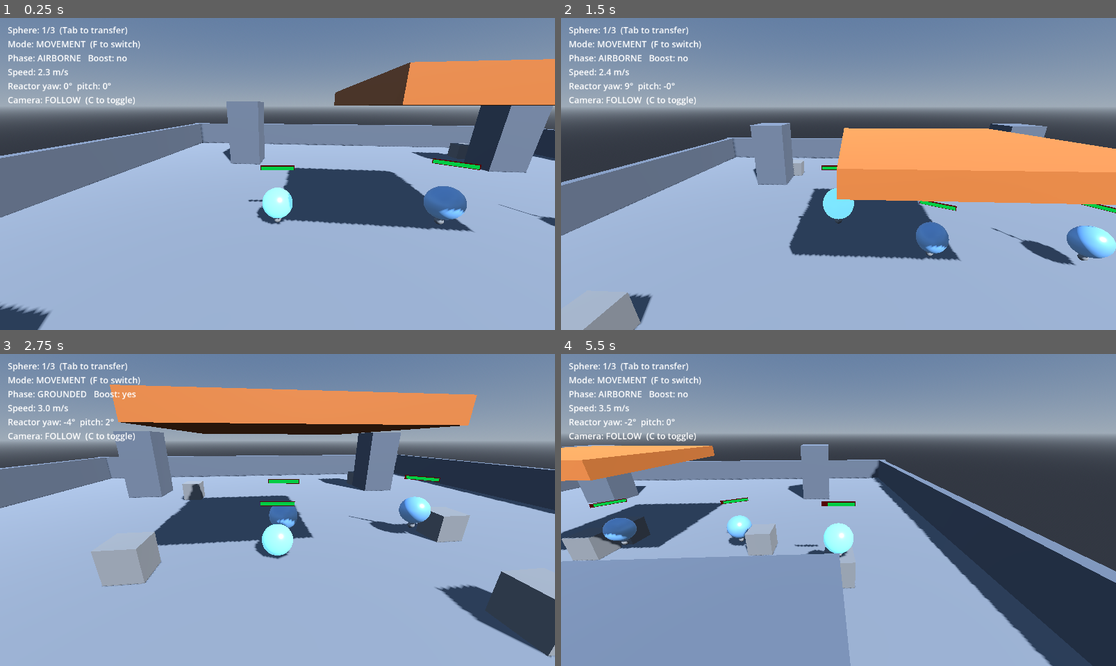
Above: before the commit, frames 1-4 (two rows, left to right).
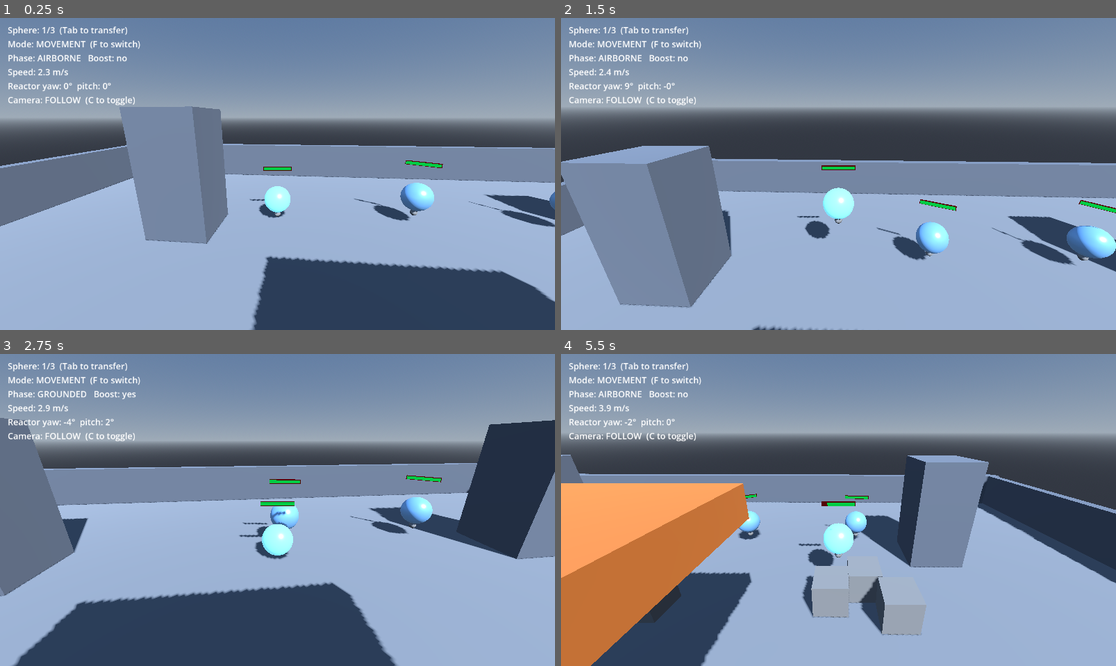
Above: after the commit, the same moments.

Repository: Thiiamas/Spheres
Game: Godot game, scene res://Main.tscn
Same seed, same stepped clock (60 frames per second), same inputs: the game is played once before the commit and once after it.
Inputs (mouse positions are in pixels of both pictures, inside the frame that each line leads up to):
- Up to frame 1 (0.25 s): no input
- Up to frame 2 (1.5 s): tap Enter (ui_accept) at 0.5 s; move the mouse to (866, 174) at 0.52 s; hold D (move_right) 0.53-1.28 s; tap Z (aoe) at 0.6 s; tap Space (jump) at 0.77 s; move the mouse to (810, 174) at 1.27 s; hold S (move_back) from 1.28 s (still down); tap A (attack) at 1.35 s
- Up to frame 3 (2.75 s): tap Space (jump) at 1.52 s; move the mouse to (288, 503) at 2.02 s; release S (move_back) at 2.03 s; hold D (move_right) from 2.03 s (still down); hold Shift (boost) from 2.03 s (still down)
- Up to frame 4 (5.5 s): move the mouse to (832, 516) at 2.77 s; release Shift (boost) at 2.78 s; tap Down (cam_pan_down) at 2.85 s; tap Space (jump) at 3.02, 3.77, 4.52 s; move the mouse to (877, 513) at 3.52 s; release D (move_right) at 3.53 s; hold Q (move_left) 3.53-5.03 s; tap Left (cam_pan_left) at 3.6 s; move the mouse to (794, 506) at 4.27 s; tap Right (cam_pan_right) at 4.35 s; move the mouse to (844, 510) at 5.02 s; hold S (move_back) from 5.03 s (still down); tap Up (cam_pan_up) at 5.1 s

The runs differ from the first frame. In frame 1, 44% of the frame differs, in the area x 0-100%, y 13-100%; in frame 2, 32%; in frame 3, 48%; in frame 4, 49%, in the area x 0-100%, y 16-100%.

Commit message:
Add level 01 "The Shore": tide-line enemy spawn + lore
Cubes now spawn as a wave along the cube-world edge (+Z) instead of a
ring around the centre, and advance south toward the sphere world where
the spheres now start. Adds Docs/LORE.md (light sphere-vs-cube war
framing) and flat-colour shore markers in Main.tscn.

Co-Authored-By: Claude Opus 4.8 <noreply@anthropic.com>

Diff:
--- a/GameManager.gd
+++ b/GameManager.gd
@@ -9,7 +9,11 @@
 ## nodes at their own _ready.
 
 const FIRST_WAVE := 5
-const SPAWN_RADIUS := 14.0
+## The Shore is a battle line, not a circle: cubes wash in along the cube-world
+## edge (north, +Z) and advance south toward the sphere world. SHORE_SPAWN_Z is
+## that edge; SHORE_SPAWN_HALF_WIDTH is how far the tide line spreads across X.
+const SHORE_SPAWN_Z := 13.0
+const SHORE_SPAWN_HALF_WIDTH := 12.0
 
 var enemy_scene: PackedScene = preload("res://Enemy.tscn")
 var current_zone: int = 1
@@ -34,11 +38,16 @@
 		return
 	_hide_message()
 	enemies_alive = count
+	# A wave breaks across the whole frontier: spread the cubes evenly along the
+	# cube-world edge (with a little jitter) rather than around a point. Enemy.gd
+	# then walks each one toward the nearest sphere, so they advance as a tide.
 	for i in count:
 		var enemy := enemy_scene.instantiate()
 		_container.add_child(enemy)
-		var angle := (TAU / count) * i + randf() * 0.3
-		enemy.global_position = Vector3(cos(angle), 0.0, sin(angle)) * SPAWN_RADIUS + Vector3.UP * 0.5
+		var t := 0.5 if count <= 1 else float(i) / float(count - 1)
+		var x := lerpf(-SHORE_SPAWN_HALF_WIDTH, SHORE_SPAWN_HALF_WIDTH, t) + randf_range(-0.5, 0.5)
+		var z := SHORE_SPAWN_Z + randf_range(-0.6, 0.6)
+		enemy.global_position = Vector3(x, 0.5, z)
 
 
 ## An enemy reported its death (killed by a player projectile).
--- a/Main.tscn
+++ b/Main.tscn
@@ -20,6 +20,8 @@
 ambient_light_source = 3
 ambient_light_energy = 0.6
 
+[sub_resource type="WorldBoundaryShape3D" id="WorldBoundaryShape3D_cm0pq"]
+
 [sub_resource type="StandardMaterial3D" id="Mat_floor"]
 albedo_color = Color(0.5, 0.52, 0.55, 1)
 roughness = 0.85
@@ -67,128 +69,159 @@
 [sub_resource type="BoxShape3D" id="Shape_central"]
 size = Vector3(6, 0.5, 6)
 
-[node name="Main" type="Node3D"]
+[sub_resource type="StandardMaterial3D" id="Mat_cubeworld"]
+albedo_color = Color(0.32, 0.34, 0.4, 1)
+roughness = 0.9
+
+[sub_resource type="BoxMesh" id="Box_cubeworld"]
+material = SubResource("Mat_cubeworld")
+size = Vector3(30, 0.04, 15)
+
+[sub_resource type="StandardMaterial3D" id="Mat_shoreline"]
+albedo_color = Color(0.85, 0.55, 0.25, 1)
+roughness = 0.7
+
+[sub_resource type="BoxMesh" id="Box_shoreline"]
+material = SubResource("Mat_shoreline")
+size = Vector3(30, 0.06, 0.6)
+
+[node name="Main" type="Node3D" unique_id=836031644]
 script = ExtResource("4_main")
 
-[node name="WorldEnvironment" type="WorldEnvironment" parent="."]
+[node name="WorldEnvironment" type="WorldEnvironment" parent="." unique_id=201441488]
 environment = SubResource("Env")
 
-[node name="DirectionalLight3D" type="DirectionalLight3D" parent="."]
+[node name="DirectionalLight3D" type="DirectionalLight3D" parent="." unique_id=1711794590]
 transform = Transform3D(0.866025, -0.353553, 0.353553, 0, 0.707107, 0.707107, -0.5, -0.612372, 0.612372, 0, 8, 0)
 shadow_enabled = true
 
-[node name="Arena" type="Node3D" parent="."]
-
-[node name="Floor" type="StaticBody3D" parent="Arena"]
+[node name="Arena" type="Node3D" parent="." unique_id=748954036]
+
+[node name="Ground" type="StaticBody3D" parent="Arena" unique_id=2088984826]
+
+[node name="CollisionShape3D" type="CollisionShape3D" parent="Arena/Ground" unique_id=1183855498]
+shape = SubResource("WorldBoundaryShape3D_cm0pq")
+
+[node name="Floor" type="StaticBody3D" parent="Arena" unique_id=360417850]
 transform = Transform3D(1, 0, 0, 0, 1, 0, 0, 0, 1, 0, -0.5, 0)
 
-[node name="Mesh" type="MeshInstance3D" parent="Arena/Floor"]
+[node name="Mesh" type="MeshInstance3D" parent="Arena/Floor" unique_id=1822683726]
 mesh = SubResource("Box_floor")
 
-[node name="Col" type="CollisionShape3D" parent="Arena/Floor"]
+[node name="Col" type="CollisionShape3D" parent="Arena/Floor" unique_id=1025401506]
 shape = SubResource("Shape_floor")
 
-[node name="WallNorth" type="StaticBody3D" parent="Arena"]
+[node name="WallNorth" type="StaticBody3D" parent="Arena" unique_id=1667420088]
 transform = Transform3D(1, 0, 0, 0, 1, 0, 0, 0, 1, 0, 1, 15)
 
-[node name="Mesh" type="MeshInstance3D" parent="Arena/WallNorth"]
+[node name="Mesh" type="MeshInstance3D" parent="Arena/WallNorth" unique_id=73076562]
 mesh = SubResource("Box_wall_ns")
 
-[node name="Col" type="CollisionShape3D" parent="Arena/WallNorth"]
+[node name="Col" type="CollisionShape3D" parent="Arena/WallNorth" unique_id=888056820]
 shape = SubResource("Shape_wall_ns")
 
-[node name="WallSouth" type="StaticBody3D" parent="Arena"]
+[node name="WallSouth" type="StaticBody3D" parent="Arena" unique_id=560628439]
 transform = Transform3D(1, 0, 0, 0, 1, 0, 0, 0, 1, 0, 1, -15)
 
-[node name="Mesh" type="MeshInstance3D" parent="Arena/WallSouth"]
+[node name="Mesh" type="MeshInstance3D" parent="Arena/WallSouth" unique_id=1794870703]
 mesh = SubResource("Box_wall_ns")
 
-[node name="Col" type="CollisionShape3D" parent="Arena/WallSouth"]
+[node name="Col" type="CollisionShape3D" parent="Arena/WallSouth" unique_id=1162211288]
 shape = SubResource("Shape_wall_ns")
 
-[node name="WallEast" type="StaticBody3D" parent="Arena"]
+[node name="WallEast" type="StaticBody3D" parent="Arena" unique_id=108379116]
 transform = Transform3D(1, 0, 0, 0, 1, 0, 0, 0, 1, 15, 1, 0)
 
-[node name="Mesh" type="MeshInstance3D" parent="Arena/WallEast"]
+[node name="Mesh" type="MeshInstance3D" parent="Arena/WallEast" unique_id=1652998639]
 mesh = SubResource("Box_wall_ew")
 
-[node name="Col" type="CollisionShape3D" parent="Arena/WallEast"]
+[node name="Col" type="CollisionShape3D" parent="Arena/WallEast" unique_id=876283480]
 shape = SubResource("Shape_wall_ew")
 
-[node name="WallWest" type="StaticBody3D" parent="Arena"]
+[node name="WallWest" type="StaticBody3D" parent="Arena" unique_id=1337263315]
 transform = Transform3D(1, 0, 0, 0, 1, 0, 0, 0, 1, -15, 1, 0)
 
-[node name="Mesh" type="MeshInstance3D" parent="Arena/WallWest"]
+[node name="Mesh" type="MeshInstance3D" parent="Arena/WallWest" unique_id=1790295941]
 mesh = SubResource("Box_wall_ew")
 
-[node name="Col" type="CollisionShape3D" parent="Arena/WallWest"]
+[node name="Col" type="CollisionShape3D" parent="Arena/WallWest" unique_id=130203337]
 shape = SubResource("Shape_wall_ew")
 
-[node name="PillarNE" type="StaticBody3D" parent="Arena"]
+[node name="PillarNE" type="StaticBody3D" parent="Arena" unique_id=1247453471]
 transform = Transform3D(1, 0, 0, 0, 1, 0, 0, 0, 1, 8, 2, 8)
 
-[node name="Mesh" type="MeshInstance3D" parent="Arena/PillarNE"]
-mesh = SubResource("Box_pillar")
-
-[node name="Col" type="CollisionShape3D" parent="Arena/PillarNE"]
-shape = SubResource("Shape_pillar")
-
-[node name="PillarNW" type="StaticBody3D" parent="Arena"]
+[node name="Mesh" type="MeshInstance3D" parent="Arena/PillarNE" unique_id=839087885]
+mesh = SubResource("Box_pillar")
+
+[node name="Col" type="CollisionShape3D" parent="Arena/PillarNE" unique_id=1819588350]
+shape = SubResource("Shape_pillar")
+
+[node name="PillarNW" type="StaticBody3D" parent="Arena" unique_id=782617629]
 transform = Transform3D(1, 0, 0, 0, 1, 0, 0, 0, 1, -8, 2, 8)
 
-[node name="Mesh" type="MeshInstance3D" parent="Arena/PillarNW"]
-mesh = SubResource("Box_pillar")
-
-[node name="Col" type="CollisionShape3D" parent="Arena/PillarNW"]
-shape = SubResource("Shape_pillar")
-
-[node name="PillarSE" type="StaticBody3D" parent="Arena"]
+[node name="Mesh" type="MeshInstance3D" parent="Arena/PillarNW" unique_id=1895727833]
+mesh = SubResource("Box_pillar")
+
+[node name="Col" type="CollisionShape3D" parent="Arena/PillarNW" unique_id=2126050926]
+shape = SubResource("Shape_pillar")
+
+[node name="PillarSE" type="StaticBody3D" parent="Arena" unique_id=788939861]
 transform = Transform3D(1, 0, 0, 0, 1, 0, 0, 0, 1, 8, 2, -8)
 
-[node name="Mesh" type="MeshInstance3D" parent="Arena/PillarSE"]
-mesh = SubResource("Box_pillar")
-
-[node name="Col" type="CollisionShape3D" parent="Arena/PillarSE"]
-shape = SubResource("Shape_pillar")
-
-[node name="PillarSW" type="StaticBody3D" parent="Arena"]
+[node name="Mesh" type="MeshInstance3D" parent="Arena/PillarSE" unique_id=654224900]
+mesh = SubResource("Box_pillar")
+
+[node name="Col" type="CollisionShape3D" parent="Arena/PillarSE" unique_id=672929786]
+shape = SubResource("Shape_pillar")
+
+[node name="PillarSW" type="StaticBody3D" parent="Arena" unique_id=1317711603]
 transform = Transform3D(1, 0, 0, 0, 1, 0, 0, 0, 1, -8, 2, -8)
 
-[node name="Mesh" type="MeshInstance3D" parent="Arena/PillarSW"]
-mesh = SubResource("Box_pillar")
-
-[node name="Col" type="CollisionShape3D" parent="Arena/PillarSW"]
-shape = SubResource("Shape_pillar")
-
-[node name="CentralPlatform" type="StaticBody3D" parent="Arena"]
+[node name="Mesh" type="MeshInstance3D" parent="Arena/PillarSW" unique_id=101124350]
+mesh = SubResource("Box_pillar")
+
+[node name="Col" type="CollisionShape3D" parent="Arena/PillarSW" unique_id=1767113838]
+shape = SubResource("Shape_pillar")
+
+[node name="CentralPlatform" type="StaticBody3D" parent="Arena" unique_id=1089778665]
 transform = Transform3D(1, 0, 0, 0, 1, 0, 0, 0, 1, 0, 4, 0)
 
-[node name="Mesh" type="MeshInstance3D" parent="Arena/CentralPlatform"]
+[node name="Mesh" type="MeshInstance3D" parent="Arena/CentralPlatform" unique_id=662405164]
 mesh = SubResource("Box_central")
 
-[node name="Col" type="CollisionShape3D" parent="Arena/CentralPlatform"]
+[node name="Col" type="CollisionShape3D" parent="Arena/CentralPlatform" unique_id=364641045]
 shape = SubResource("Shape_central")
 
-[node name="Spheres" type="Node3D" parent="."]
-
-[node name="Sphere1" parent="Spheres" instance=ExtResource("3_sphere")]
-transform = Transform3D(1, 0, 0, 0, 1, 0, 0, 0, 1, -5, 1, 0)
-
-[node name="Sphere2" parent="Spheres" instance=ExtResource("3_sphere")]
-transform = Transform3D(1, 0, 0, 0, 1, 0, 0, 0, 1, 0, 1, 0)
-
-[node name="Sphere3" parent="Spheres" instance=ExtResource("3_sphere")]
-transform = Transform3D(1, 0, 0, 0, 1, 0, 0, 0, 1, 5, 1, 0)
-
-[node name="Enemies" type="Node3D" parent="."]
-
-[node name="SphereCamera" type="Camera3D" parent="."]
+[node name="MeshInstance3D" type="MeshInstance3D" parent="Arena" unique_id=111237579]
+
+[node name="CubeWorldZone" type="MeshInstance3D" parent="Arena" unique_id=111237580]
+transform = Transform3D(1, 0, 0, 0, 1, 0, 0, 0, 1, 0, 0.025, 7.5)
+mesh = SubResource("Box_cubeworld")
+
+[node name="ShoreLine" type="MeshInstance3D" parent="Arena" unique_id=111237581]
+transform = Transform3D(1, 0, 0, 0, 1, 0, 0, 0, 1, 0, 0.04, 0)
+mesh = SubResource("Box_shoreline")
+
+[node name="Spheres" type="Node3D" parent="." unique_id=268503505]
+
+[node name="Sphere1" parent="Spheres" unique_id=310171163 instance=ExtResource("3_sphere")]
+transform = Transform3D(1, 0, 0, 0, 1, 0, 0, 0, 1, -5, 1, -9)
+
+[node name="Sphere2" parent="Spheres" unique_id=1517351530 instance=ExtResource("3_sphere")]
+transform = Transform3D(1, 0, 0, 0, 1, 0, 0, 0, 1, 0, 1, -9)
+
+[node name="Sphere3" parent="Spheres" unique_id=760352771 instance=ExtResource("3_sphere")]
+transform = Transform3D(1, 0, 0, 0, 1, 0, 0, 0, 1, 5, 1, -9)
+
+[node name="Enemies" type="Node3D" parent="." unique_id=968899864]
+
+[node name="SphereCamera" type="Camera3D" parent="." unique_id=1861026911]
 transform = Transform3D(1, 0, 0, 0, 1, 0, 0, 0, 1, 0, 3, 6)
 script = ExtResource("1_cam")
 
-[node name="HUD" type="CanvasLayer" parent="."]
-
-[node name="Label" type="Label" parent="HUD" node_paths=PackedStringArray("camera")]
+[node name="HUD" type="CanvasLayer" parent="." unique_id=1311212668]
+
+[node name="Label" type="Label" parent="HUD" unique_id=923279560 node_paths=PackedStringArray("camera")]
 offset_left = 16.0
 offset_top = 12.0
 offset_right = 360.0
@@ -197,9 +230,11 @@
 script = ExtResource("2_hud")
 camera = NodePath("../../SphereCamera")
 
-[node name="UI" type="CanvasLayer" parent="."]
-
-[node name="MessageLabel" type="Label" parent="UI"]
+[node name="UI" type="CanvasLayer" parent="." unique_id=901470208]
+
+[node name="MessageLabel" type="Label" parent="UI" unique_id=818482597]
+visible = false
+anchors_preset = 8
 anchor_left = 0.5
 anchor_top = 0.5
 anchor_right = 0.5
@@ -209,7 +244,5 @@
 offset_right = 320.0
 offset_bottom = 90.0
 theme_override_font_sizes/font_size = 40
-text = ""
 horizontal_alignment = 1
 vertical_alignment = 1
-visible = false
Not shown: 1 places in Main.tscn that only renumber resources
Not shown, added: Docs/LORE.md
Not shown, changed: Docs/phase4_loop.md
